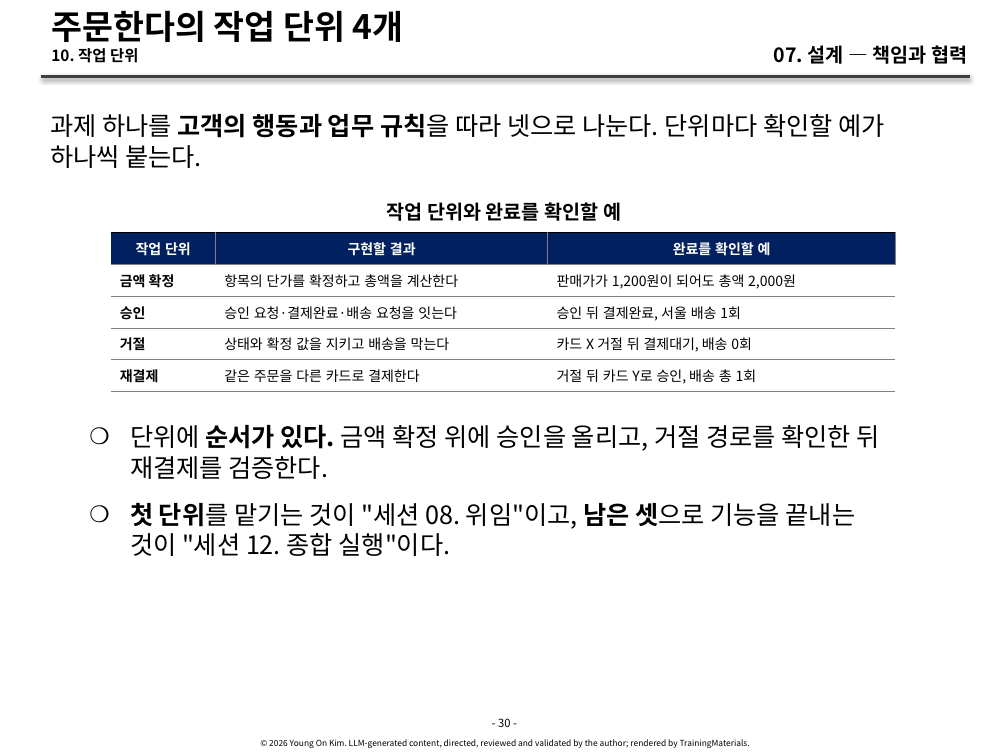
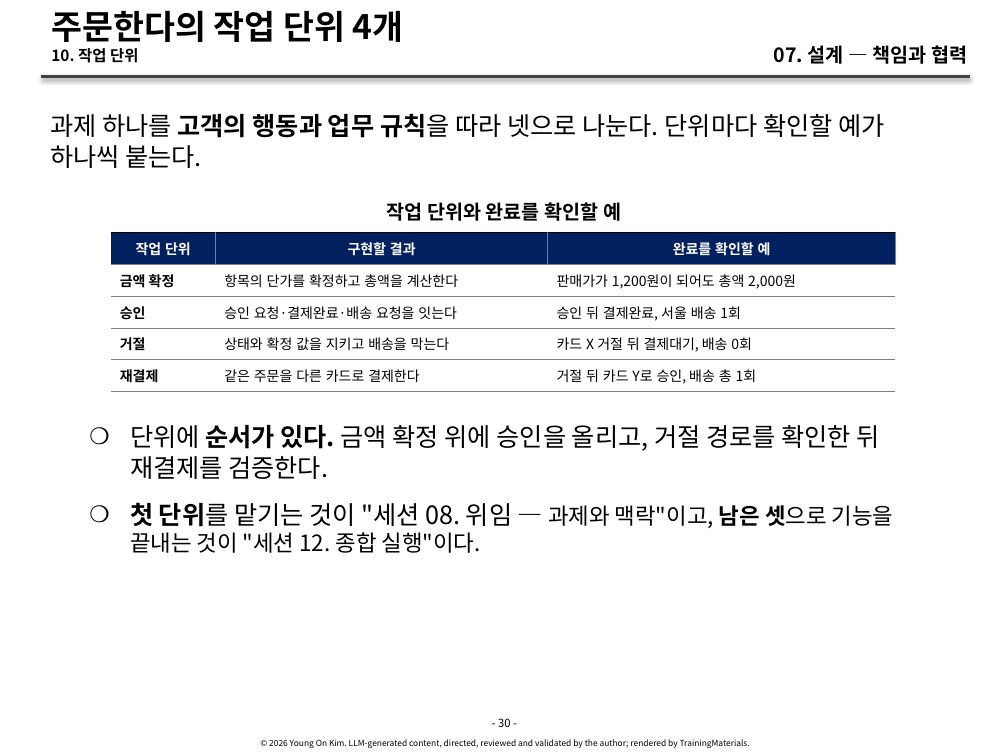
Before and after one commit to YoungSan77/TrainingMaterials, a slide deck: slide 30 of courses/ai-native/sessions/s07.pptx. Drawn at 1008x756 pixels with LibreOffice and Linux fonts; fonts in the diff are those of the drawing. Boxes give left, top, right and bottom in pixels: in the first picture for what was removed or moved away, otherwise in the second. Text is boxed around its words. In the diff, an @@ line names an element or a change of style, - is before the commit and + after.

```diff
--- a/courses/ai-native/sessions/s07.pptx
+++ b/courses/ai-native/sessions/s07.pptx
@@ text at [130,502,894,553]: text changed; size 18 to 16 pt @@
-    ❍ 첫 단위를 맡기는 것이 "세션 08. 위임"이고, 남은 셋으로 기능을 끝내는 것이 "세션 12. 종합 실행"이다.
+    ❍ 첫 단위를 맡기는 것이 "세션 08. 위임 — 과제와 맥락"이고, 남은 셋으로 기능을 끝내는 것이 "세션 12. 종합 실행"이다.
```
Also in this commit, not shown: 1 other slide changed, 21 other files.
